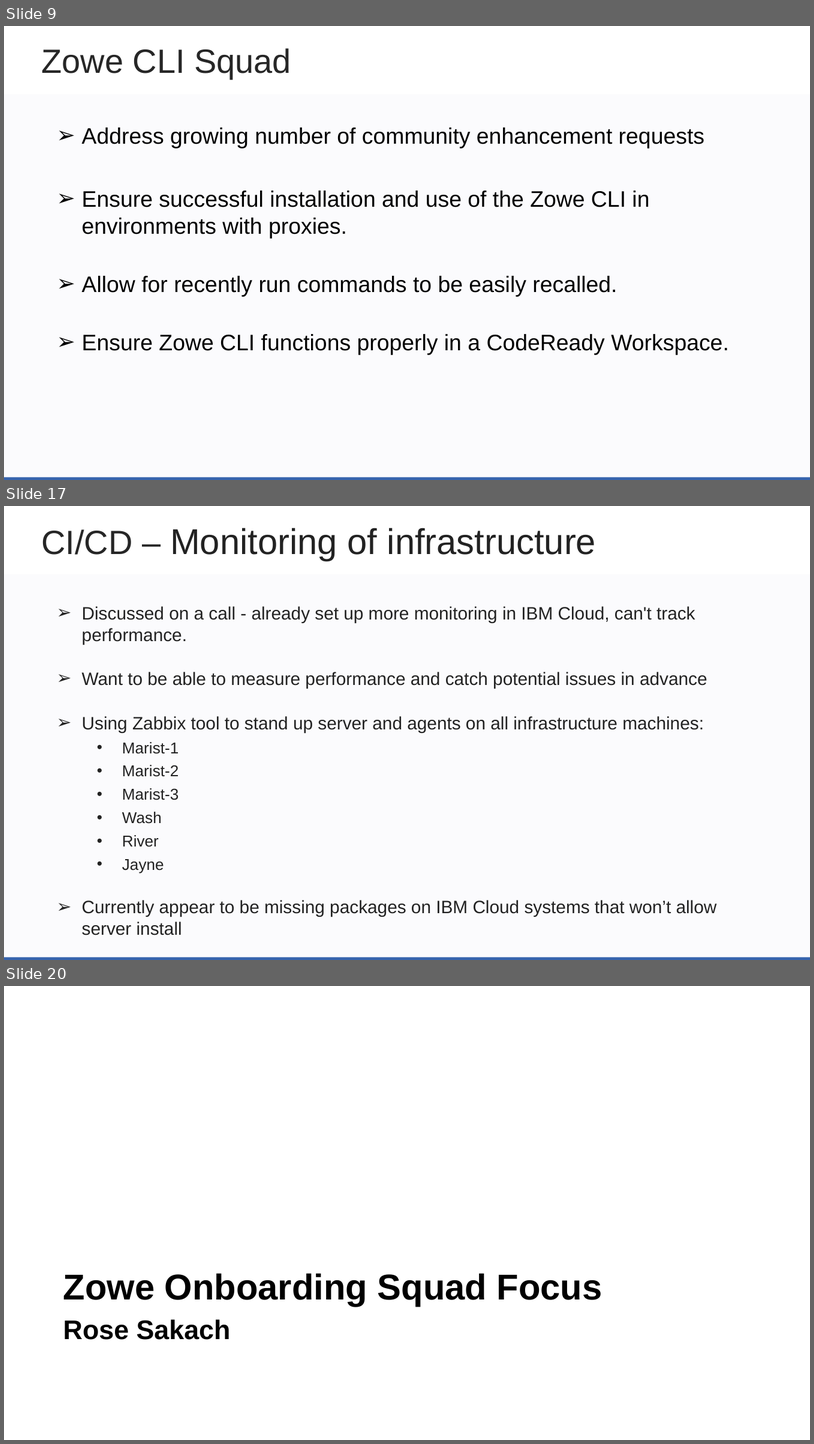
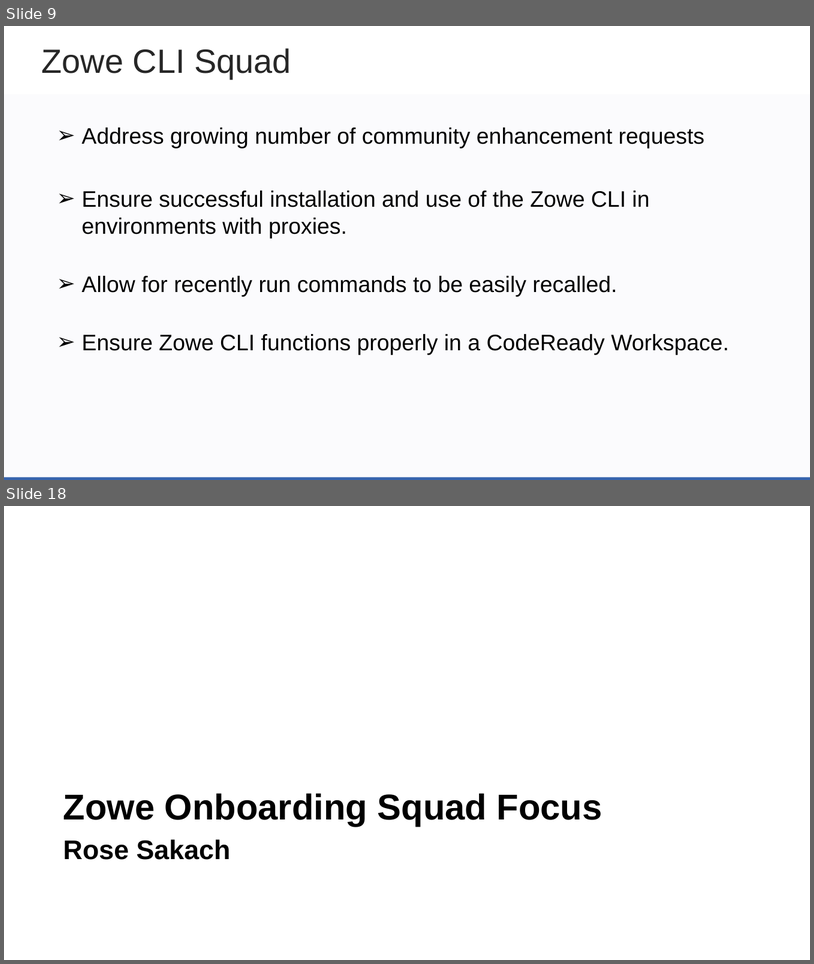
Before and after one commit to zowe/community, a slide deck: Project Management/PI Planning/20PI4 Planning/Zowe Community Squad Focus for 20PI4.pptx. Shown one above the other, each under a label of ours: slides 9, 17 and 20 before the commit, slides 9 and 18 after it; the slides between them are not shown. The pictures are 814x1444 and 814x964 pixels, drawn with LibreOffice and Linux fonts; fonts in the diff are those of the drawing; background and template pictures are left out. Boxes give left, top, right and bottom in pixels: in the first picture for what was removed or moved away, otherwise in the second. Text is boxed around its words. In the diff, an @@ line names an element or a change of style, - is before the commit and + after.

Commit message:
update systems squad section

```diff
--- a/Project Management/PI Planning/20PI4 Planning/Zowe Community Squad Focus for 20PI4.pptx
+++ b/Project Management/PI Planning/20PI4 Planning/Zowe Community Squad Focus for 20PI4.pptx
@@ slide 17 removed at (4, 506, 810, 960), background #FFFFFF; not listed: 2 template elements that a slide beside it also shows @@
@@ text removed at (41, 528, 596, 561) @@
-CI/CD – Monitoring of infrastructure
@@ text removed at (82, 606, 717, 935) @@
-➢ Discussed on a call - already set up more monitoring in IBM Cloud, can't track performance.
-➢ Want to be able to measure performance and catch potential issues in advance
-➢ Using Zabbix tool to stand up server and agents on all infrastructure machines:
-  • Marist-1
-  • Marist-2
-  • Marist-3
-  • Wash
-  • River
-  • Jayne
-➢ Currently appear to be missing packages on IBM Cloud systems that won’t allow server install
@@ what was slide 20 is now slide 18 @@
```
Also in this commit, not shown: 6 slides changed, 2 slides added, 3 other slides removed.
